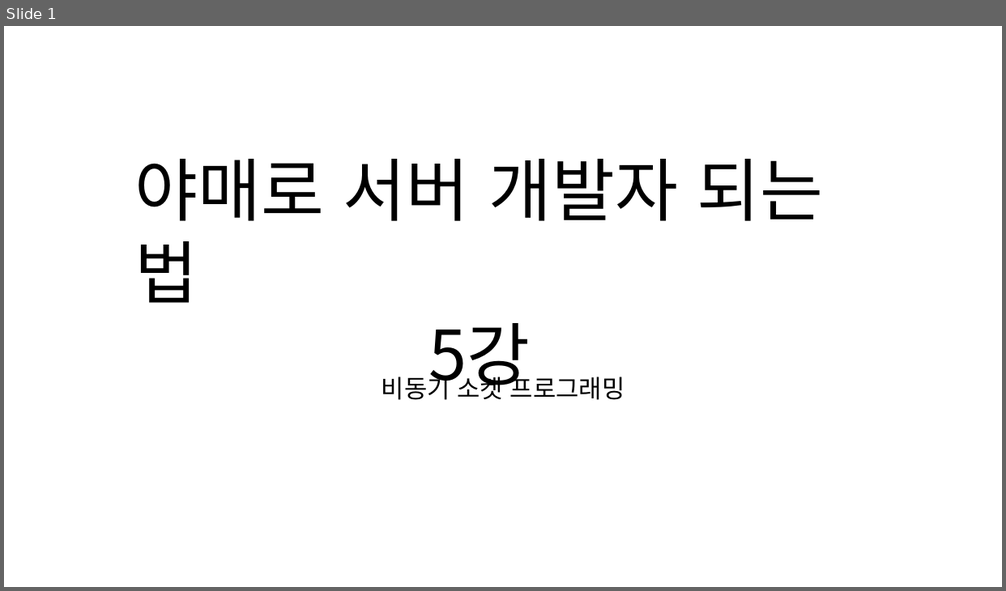
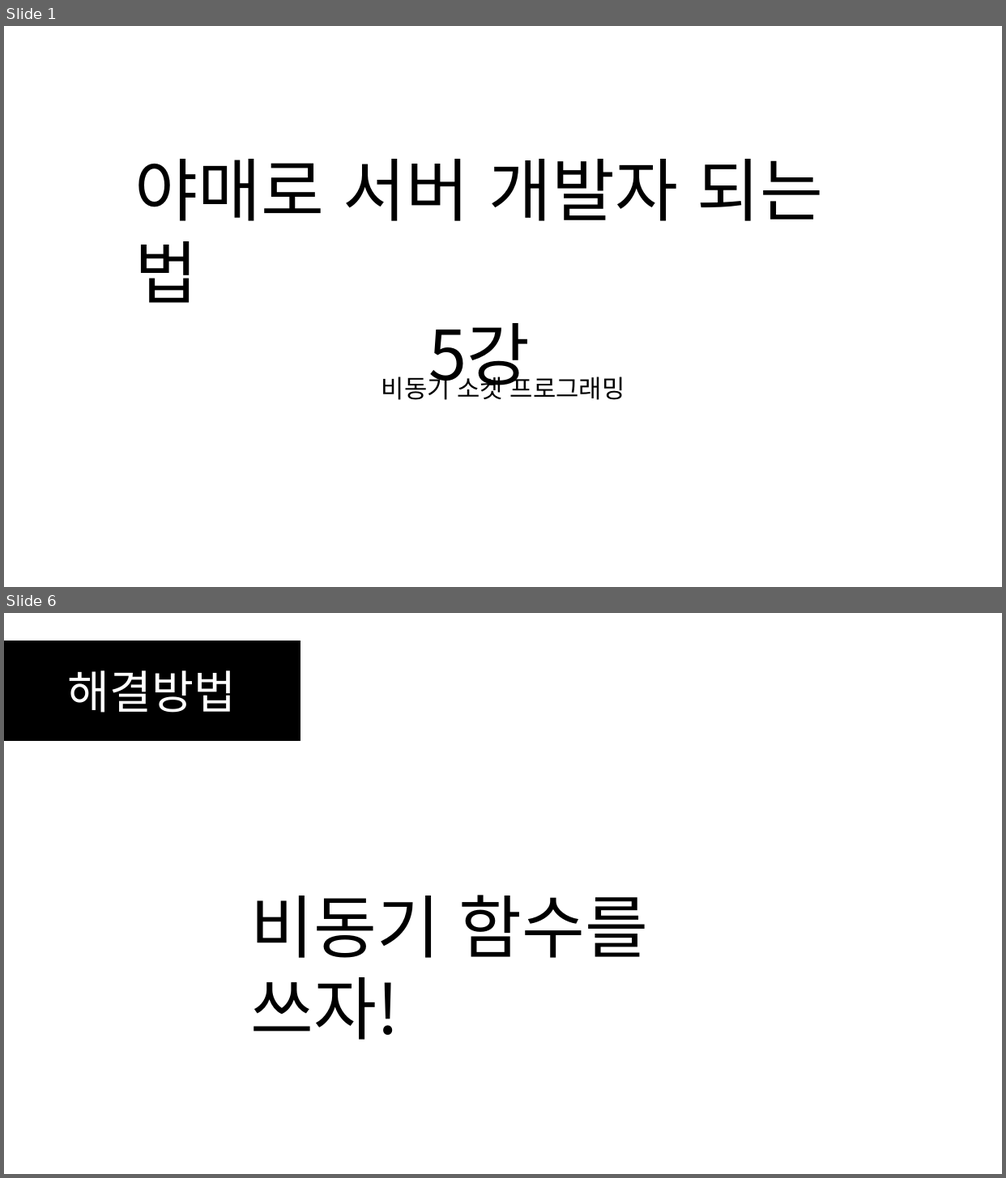
Before and after one commit to SEH00N/SDLU, a slide deck: ServerLecture/PT/5강 비동기 소켓 프로그래밍.pptx. Shown one above the other, each under a label of ours: slide 1 before the commit, slides 1 and 6 after it; the slides between them are not shown. The pictures are 1006x591 and 1006x1178 pixels, drawn with LibreOffice and Linux fonts; fonts in the diff are those of the drawing. Boxes give left, top, right and bottom in pixels: in the first picture for what was removed or moved away, otherwise in the second. Text is boxed around its words. In the diff, an @@ line names an element or a change of style, - is before the commit and + after.

```diff
--- a/ServerLecture/PT/5강 비동기 소켓 프로그래밍.pptx
+++ b/ServerLecture/PT/5강 비동기 소켓 프로그래밍.pptx
@@ slide 6 added at (x1=4, y1=613, x2=1002, y2=1174), background #FFFFFF @@
@@ rectangle added at (x1=4, y1=641, x2=300, y2=741), fill #000000, outline #000000 1 pt, 44 pt, text #FFFFFF @@
+해결방법
@@ text added at (x1=250, y1=895, x2=649, y2=1040), 66 pt, text #000000 @@
+비동기 함수를 쓰자!
```
Also in this commit, not shown: 30 other slides added, 20 other files.
